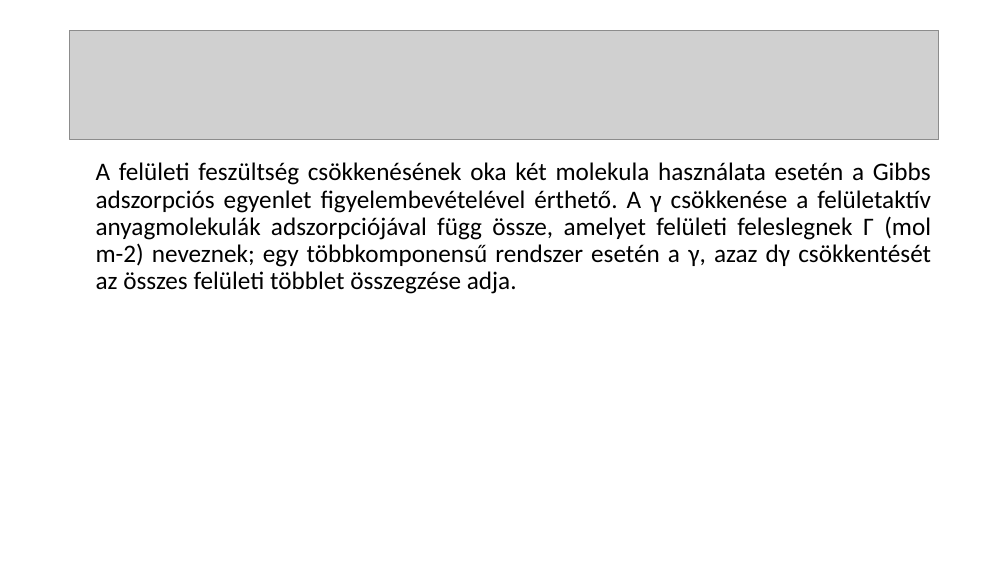
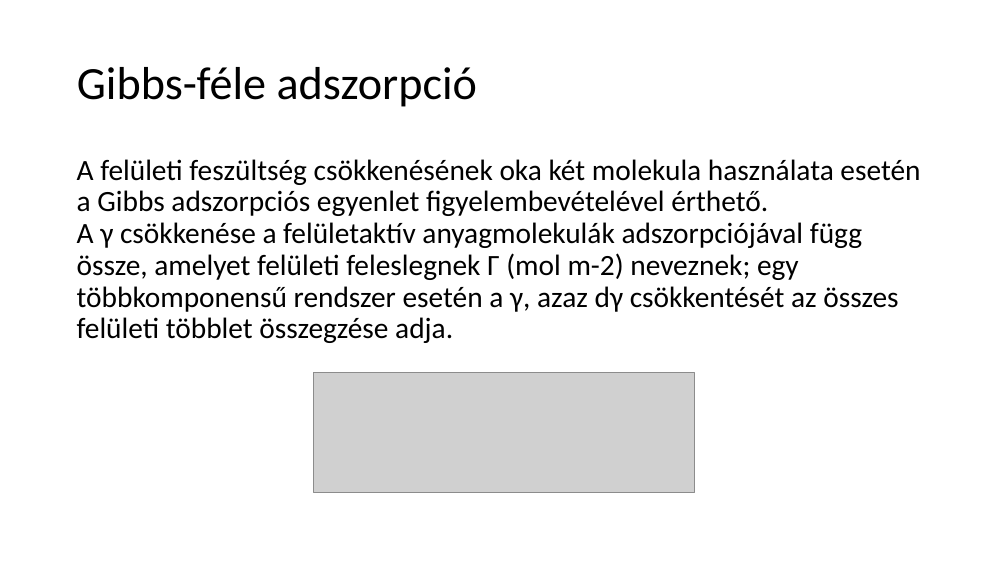
Before and after one commit to LilianaBohus/chemistry-presenations, a slide deck: slide 45 of oil-based-suspensions.ppt. Drawn at 1008x567 pixels with LibreOffice and Linux fonts; fonts in the diff are those of the drawing; grey boxes stand for pictures. Boxes give left, top, right and bottom in pixels: in the first picture for what was removed or moved away, otherwise in the second. Text is boxed around its words. In the diff, an @@ line names an element or a change of style, - is before the commit and + after.

```diff
--- a/oil-based-suspensions.ppt
+++ b/oil-based-suspensions.ppt
@@ title added at (77,67,477,107), 44 pt, text #000000 @@
+Gibbs-féle adszorpció
@@ text "A felületi feszültség csökkenésének oka ..." at (77,159,920,343): size 24 to 28 pt; alignment justified to left; indent changed @@
@@ picture: place and size @@
-picture at (70,30,938,140)
+picture at (314,373,694,492)
```
Also in this commit, not shown: 8 other slides changed, 1 slide added, 1 slide removed.
